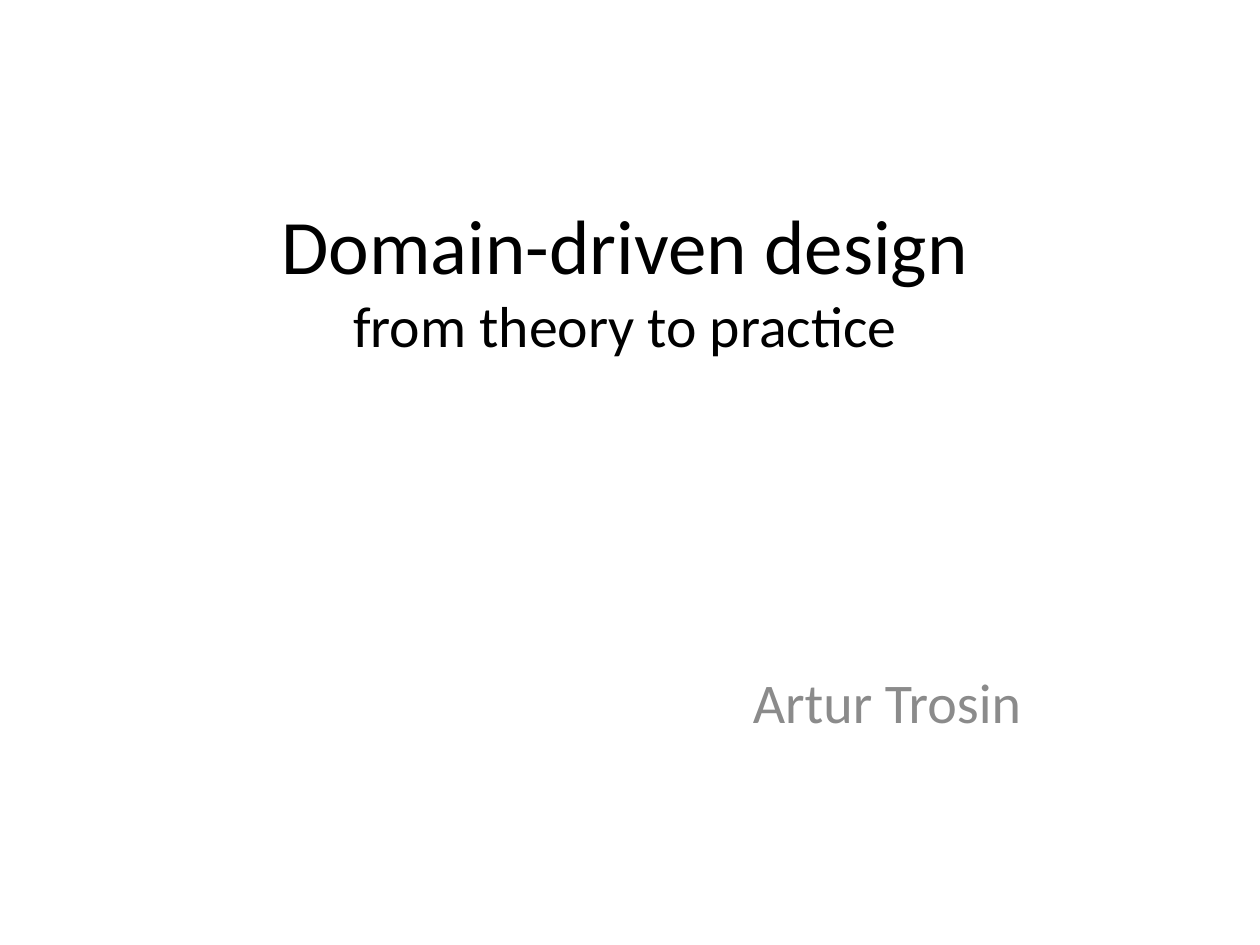
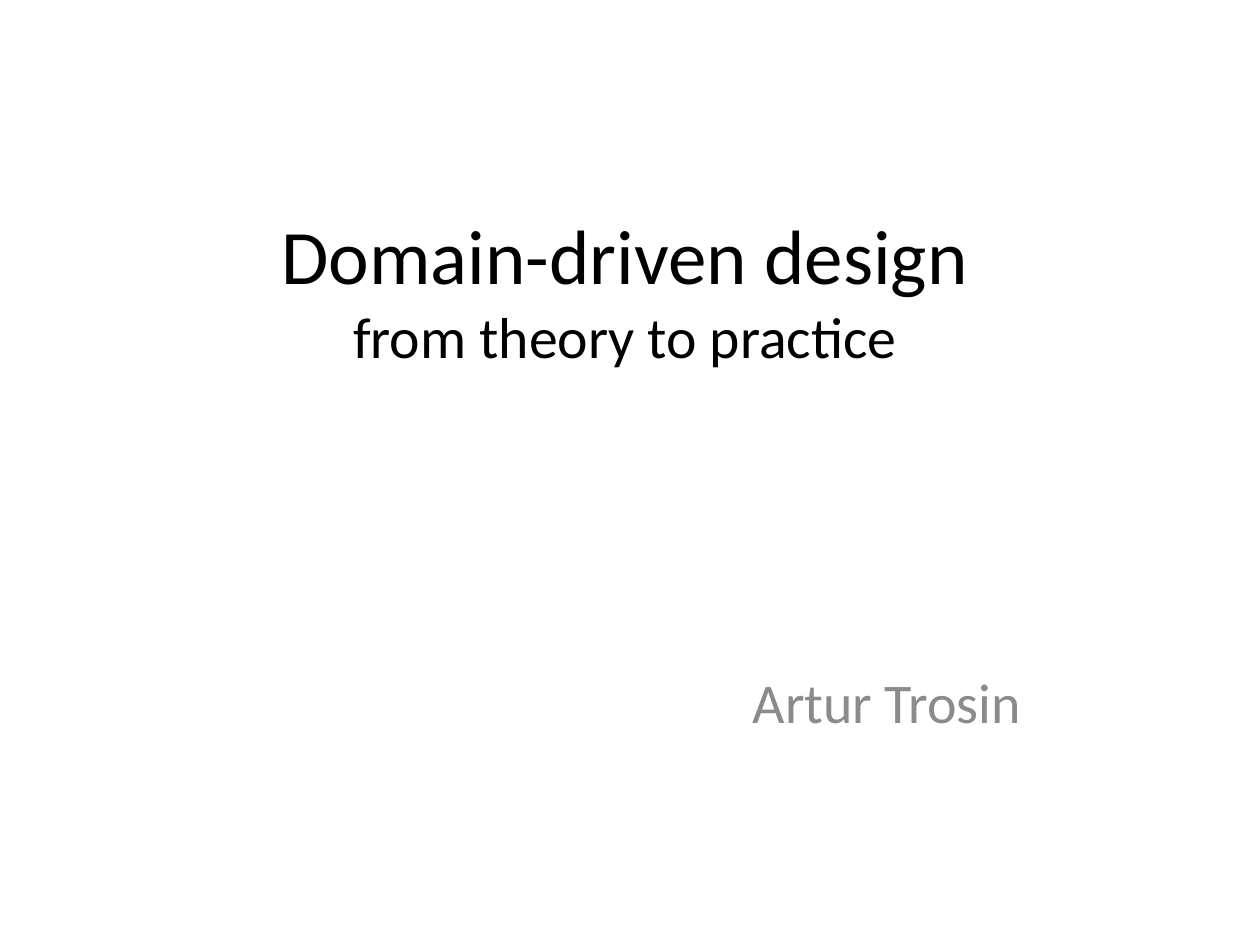
Before and after one commit to arturtv/dddpresentation, a slide deck: slide 1 of Domain-DrivenDesign.A.Trosin.pptx. Drawn at 1260x945 pixels with LibreOffice and Linux fonts; fonts in the diff are those of the drawing. Boxes give left, top, right and bottom in pixels: in the first picture for what was removed or moved away, otherwise in the second. Text is boxed around its words. In the diff, an @@ line names an element or a change of style, - is before the commit and + after.

Commit message:
small fix

```diff
--- a/Domain-DrivenDesign.A.Trosin.pptx
+++ b/Domain-DrivenDesign.A.Trosin.pptx
@@ title "Domain-driven design from theory to ..." moved from (x1=282, y1=220, x2=967, y2=357) to (x1=282, y1=230, x2=967, y2=368) @@
```
